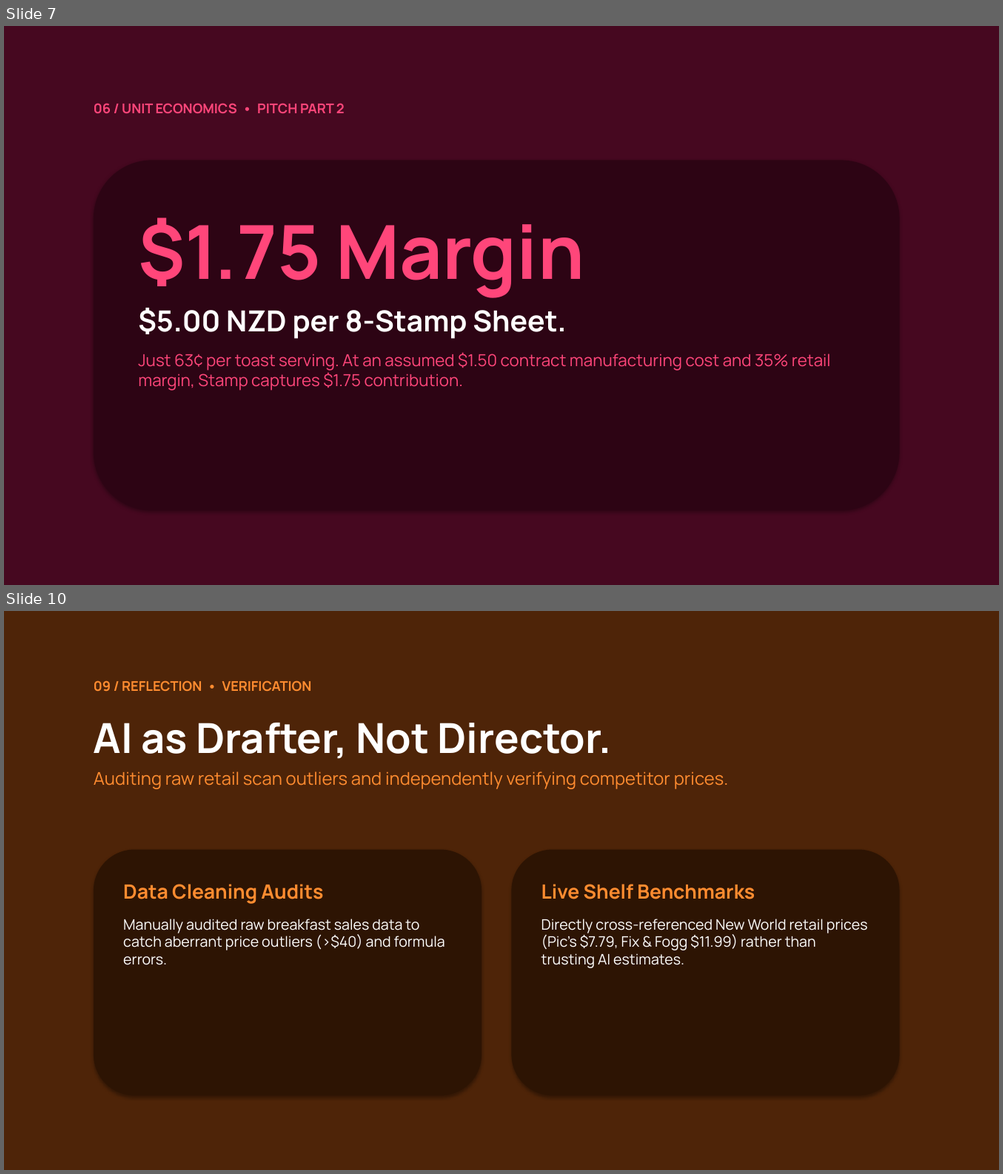
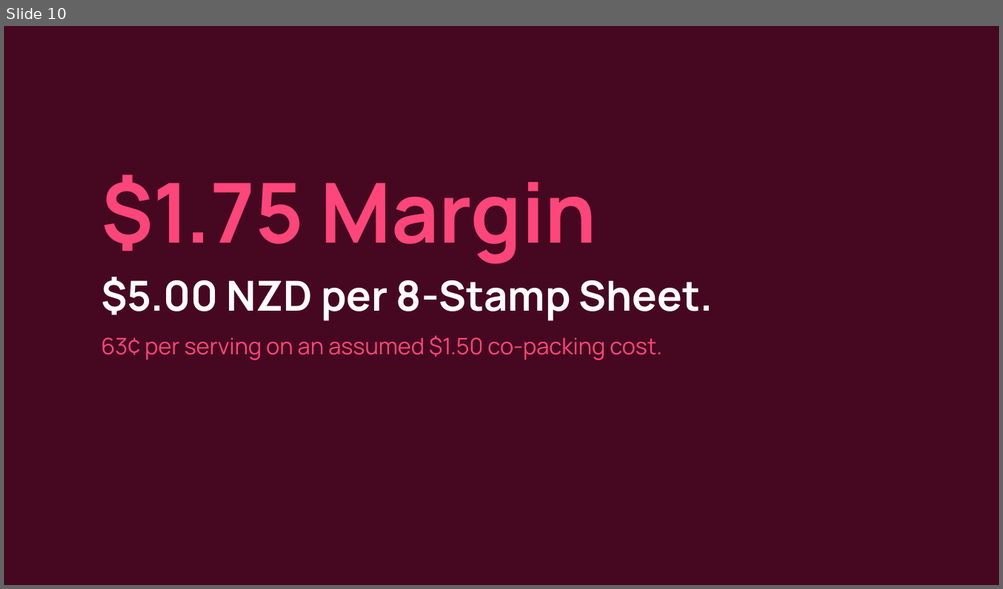
Before and after one commit to JacobCrume/stamp-spreads, a slide deck: presentation/Stamp-pitch.pptx. Shown one above the other, each under a label of ours: slides 7 and 10 before the commit, slide 10 after it; the slides between them are not shown. The pictures are 1003x1174 and 1003x589 pixels, drawn with LibreOffice and Linux fonts; fonts in the diff are those of the drawing. Boxes give left, top, right and bottom in pixels: in the first picture for what was removed or moved away, otherwise in the second. Text is boxed around its words. In the diff, an @@ line names an element or a change of style, - is before the commit and + after.

```diff
--- a/presentation/Stamp-pitch.pptx
+++ b/presentation/Stamp-pitch.pptx
@@ slide 10 removed at [4,611,999,1170], background #FFFFFF @@
@@ rectangle removed at [4,611,999,1170] @@
@@ text removed at [94,681,312,692] @@
-09 / REFLECTION • VERIFICATION
@@ text removed at [94,723,728,789] @@
-AI as Drafter, Not Director.
-Auditing raw retail scan outliers and independently verifying competitor prices.
@@ rounded rectangle removed at [94,850,481,1096] @@
@@ rounded rectangle removed at [512,850,899,1096] @@
@@ text removed at [123,884,445,965] @@
-Data Cleaning Audits
-Manually audited raw breakfast sales data to catch aberrant price outliers (>$40) and formula errors.
@@ text removed at [541,884,868,968] @@
-Live Shelf Benchmarks
-Directly cross-referenced New World retail prices (Pic's $7.79, Fix & Fogg $11.99) rather than trusting AI estimates.
@@ what was slide 7 is now slide 10 @@
@@ slide 10 changed as well @@
@@ text removed at [94,103,344,114] @@
-06 / UNIT ECONOMICS • PITCH PART 2
@@ rounded rectangle removed at [94,160,899,511] @@
@@ text at [101,175,712,321]: size 72 to 80 pt in "$1.75 Margin"; size 28 to 40 pt in "$5.00 NZD per 8-Stamp Sheet."; more space between paragraphs @@
@@ text "$1.75 Margin": place and size @@
-text "$1.75 Margin" at [138,218,831,391]
+text "$1.75 Margin" at [101,175,712,360]
@@ text at [101,335,662,360]: text changed; size 16 to 22 pt @@
-Just 63¢ per toast serving. At an assumed $1.50 contract manufacturing cost and 35% retail margin, Stamp captures $1.75 contribution.
+63¢ per serving on an assumed $1.50 co-packing cost.
```
Also in this commit, not shown: 5 other slides changed, 11 slides added, 6 other slides removed, 2 other files.
